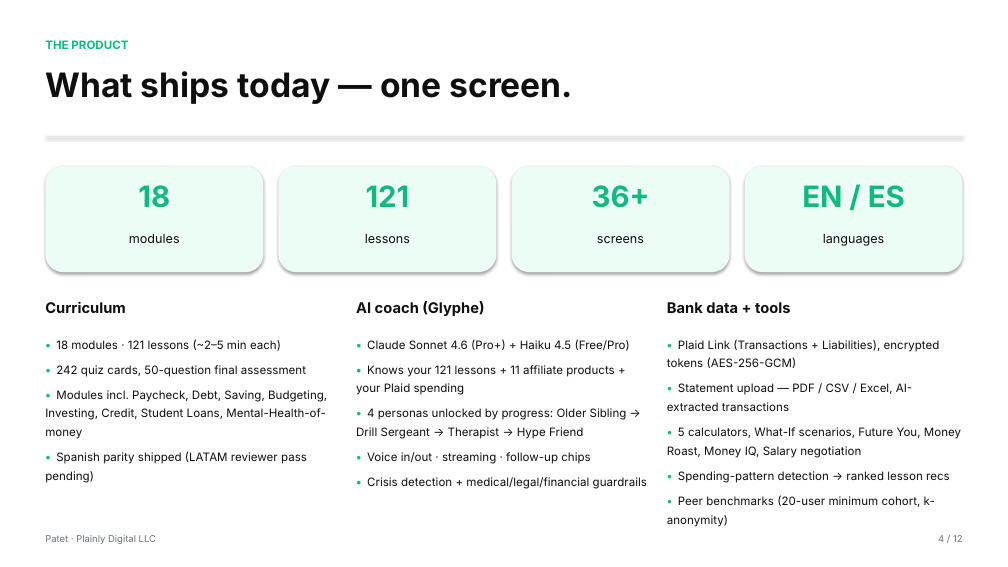
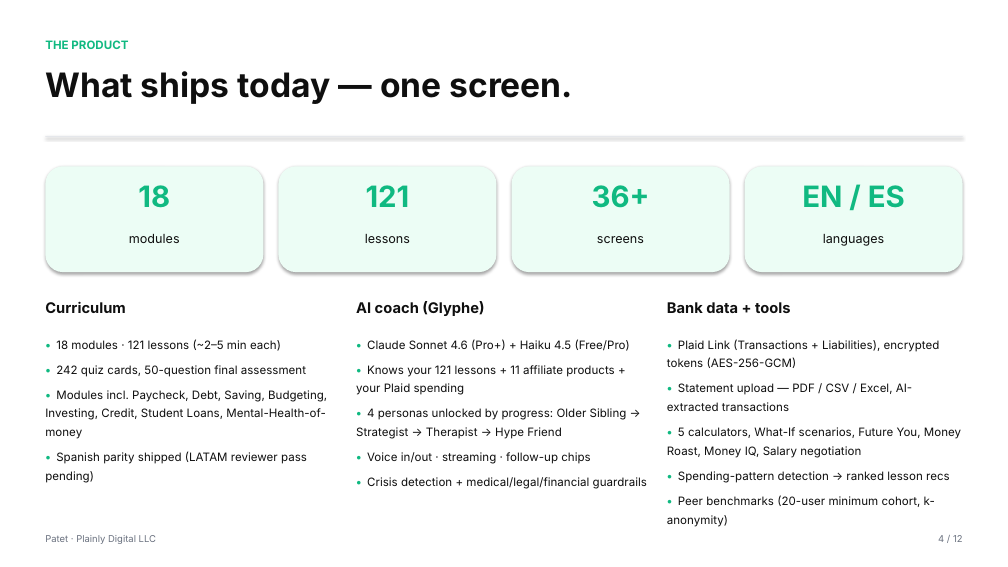
Before and after one commit to jbrock1981/PlainlyDigital, a slide deck: slide 4 of legal/PATET_PLAID_PARTNERSHIP_DECK.pptx. Drawn at 1008x567 pixels with LibreOffice and Linux fonts; fonts in the diff are those of the drawing. Boxes give left, top, right and bottom in pixels: in the first picture for what was removed or moved away, otherwise in the second. Text is boxed around its words. In the diff, an @@ line names an element or a change of style, - is before the commit and + after.

```diff
--- a/legal/PATET_PLAID_PARTNERSHIP_DECK.pptx
+++ b/legal/PATET_PLAID_PARTNERSHIP_DECK.pptx
@@ text at [356, 408, 627, 439]: text changed @@
-• 4 personas unlocked by progress: Older Sibling → Drill Sergeant → Therapist → Hype Friend
+• 4 personas unlocked by progress: Older Sibling → Strategist → Therapist → Hype Friend
```
Also in this commit, not shown: 1 other slide changed, 3 other files.
